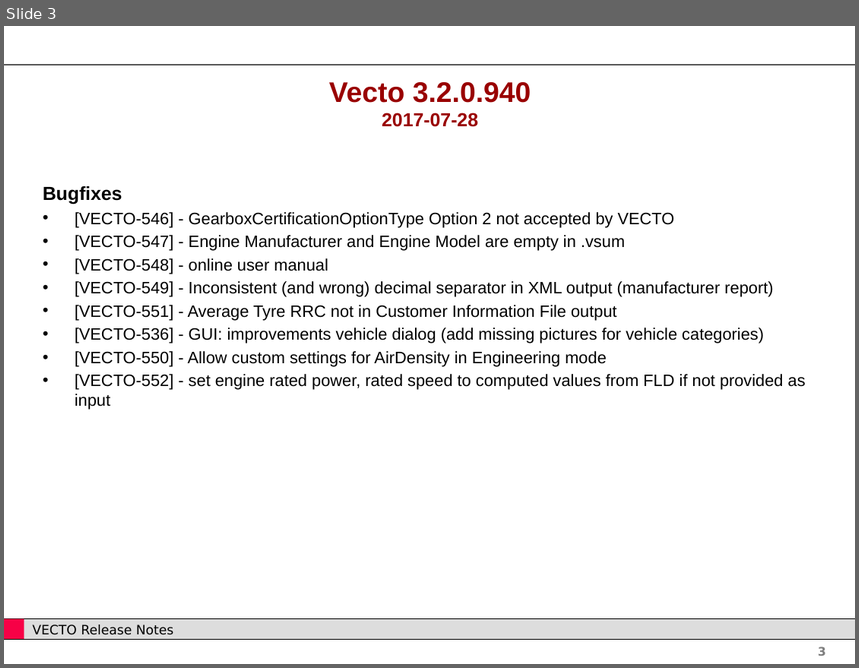
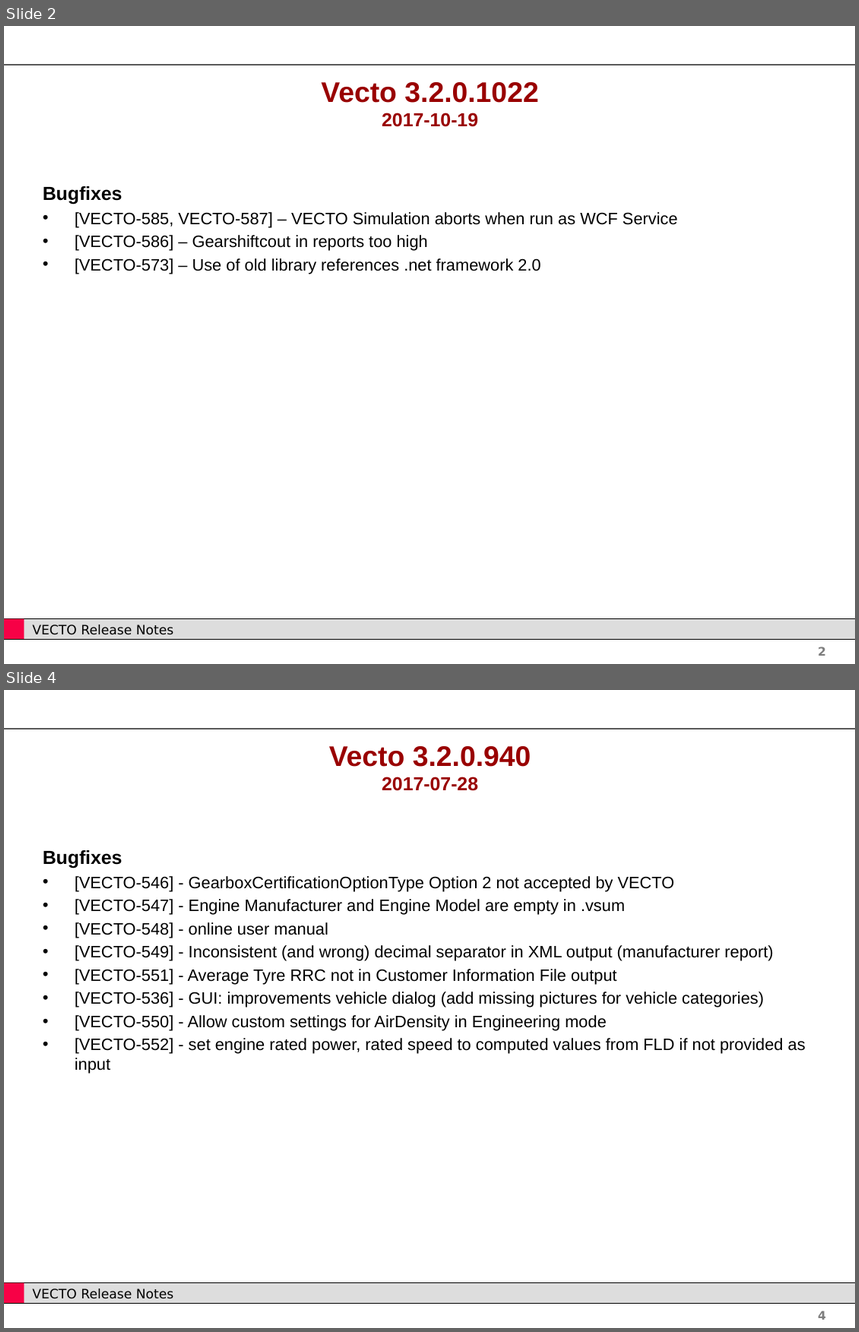
Before and after one commit to tanawadeatharva/BharatVECTO, a slide deck: Documentation/User Manual Source/Release Notes Vecto3.x.pptx. Shown one above the other, each under a label of ours: slide 3 before the commit, slides 2 and 4 after it; the slides between them are not shown. The pictures are 859x668 and 859x1332 pixels, drawn with LibreOffice and Linux fonts; fonts in the diff are those of the drawing; background and template pictures are left out. Boxes give left, top, right and bottom in pixels: in the first picture for what was removed or moved away, otherwise in the second. Text is boxed around its words. In the diff, an @@ line names an element or a change of style, - is before the commit and + after.

Commit message:
new vecto release

```diff
--- a/Documentation/User Manual Source/Release Notes Vecto3.x.pptx
+++ b/Documentation/User Manual Source/Release Notes Vecto3.x.pptx
@@ slide 2 added at (4,26,855,664), background #FFFFFF; not listed: 5 template elements that a slide beside it also shows @@
@@ title added at (321,82,538,127), 24 pt, text #990000, bold @@
+Vecto 3.2.0.1022
+2017-10-19
@@ text added at (43,186,678,274), 14 pt, text #000000 @@
+Bugfixes
+• [VECTO-585, VECTO-587] – VECTO Simulation aborts when run as WCF Service
+• [VECTO-586] – Gearshiftcout in reports too high
+• [VECTO-573] – Use of old library references .net framework 2.0
@@ what was slide 3 is now slide 4 @@
@@ page number at (818,1311,826,1320): text changed @@
-3
+4
```
Also in this commit, not shown: 2 slides changed, 12 other files.
